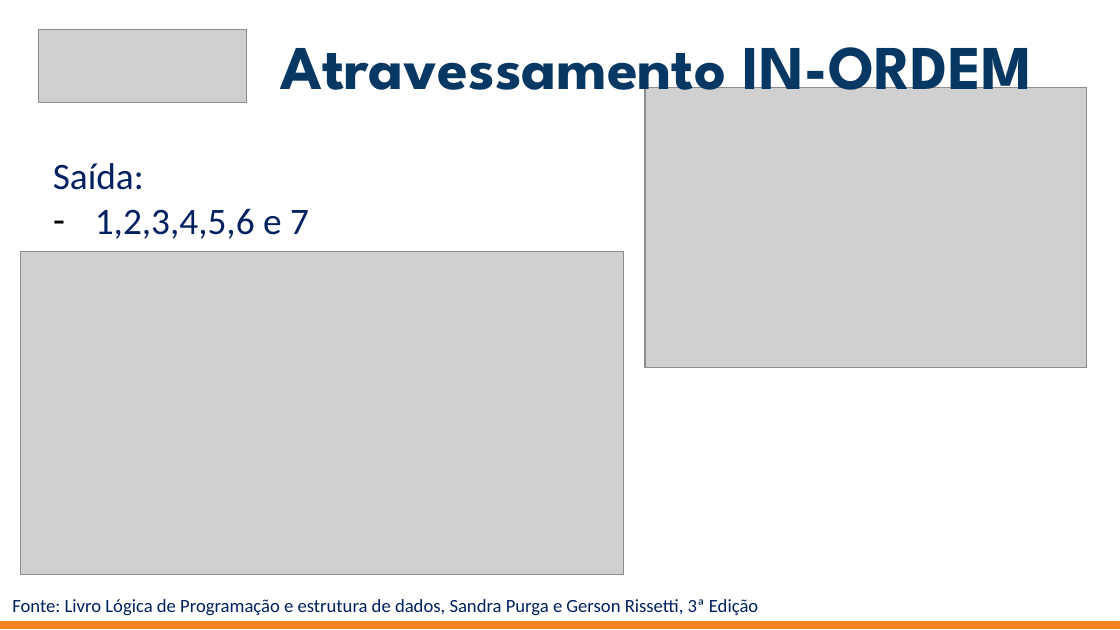
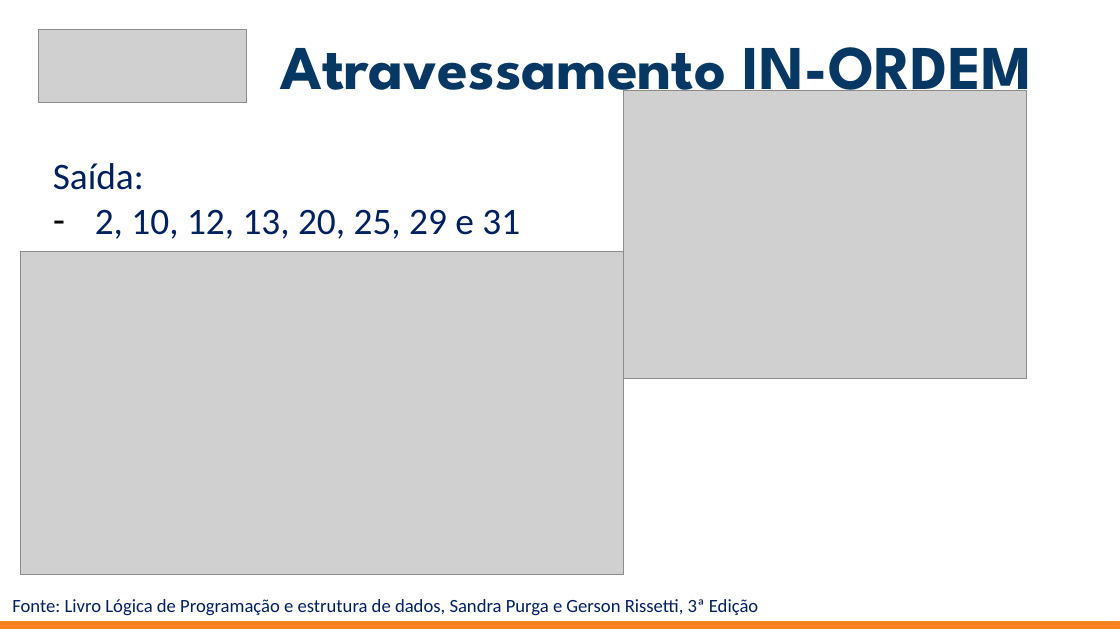
Before and after one commit to jrdutra/estruturaDeDadosJavaDio, a slide deck: slide 5 of apresentacoes/Aula7/Etapa5.pptx. Drawn at 1120x630 pixels with LibreOffice and Linux fonts; fonts in the diff are those of the drawing; grey boxes stand for pictures. Boxes give left, top, right and bottom in pixels: in the first picture for what was removed or moved away, otherwise in the second. Text is boxed around its words. In the diff, an @@ line names an element or a change of style, - is before the commit and + after.

```diff
--- a/apresentacoes/Aula7/Etapa5.pptx
+++ b/apresentacoes/Aula7/Etapa5.pptx
@@ picture: place and size @@
-picture at box(645, 87, 1086, 367)
+picture at box(624, 91, 1027, 379)
@@ text at box(95, 209, 520, 239): text changed @@
-– 1,2,3,4,5,6 e 7
+– 2, 10, 12, 13, 20, 25, 29 e 31
```
Also in this commit, not shown: 3 other slides changed, 1 slide added, 15 other files.
